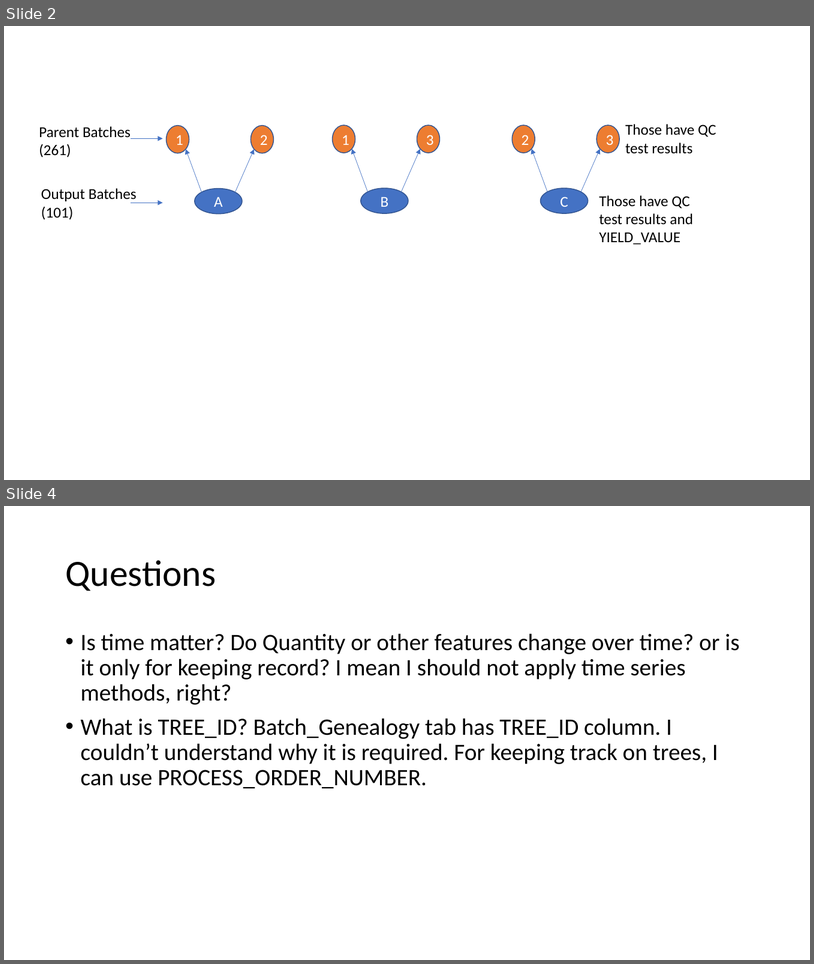
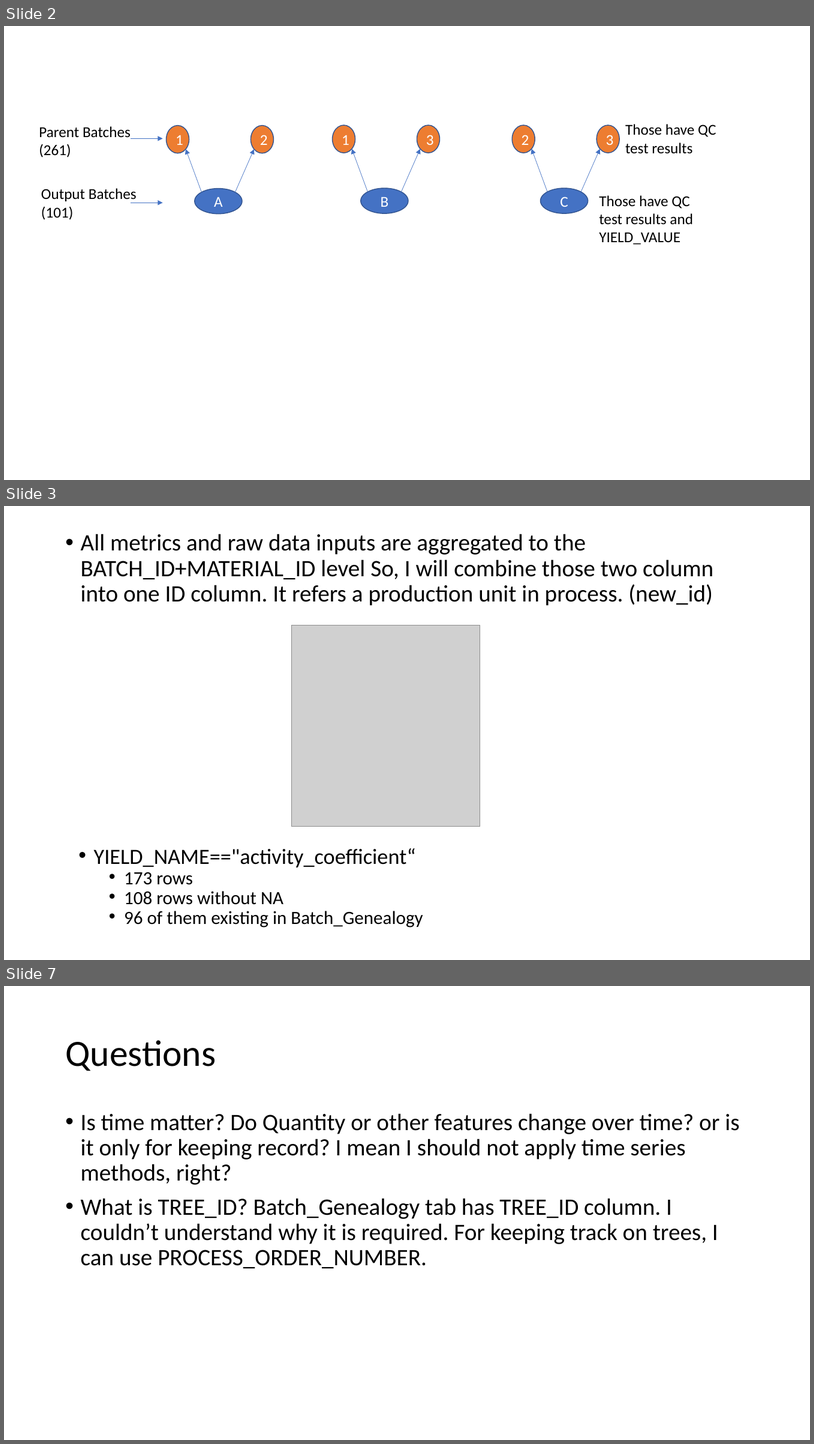
Before and after one commit to whatcanaysu/Sanofi_Challenge, a slide deck: Presentation.pptx. Shown one above the other, each under a label of ours: slides 2 and 4 before the commit, slides 2, 3 and 7 after it; the slides between them are not shown. The pictures are 814x964 and 814x1444 pixels, drawn with LibreOffice and Linux fonts; fonts in the diff are those of the drawing; grey boxes stand for pictures. Boxes give left, top, right and bottom in pixels: in the first picture for what was removed or moved away, otherwise in the second. Text is boxed around its words. In the diff, an @@ line names an element or a change of style, - is before the commit and + after.

```diff
--- a/Presentation.pptx
+++ b/Presentation.pptx
@@ slide 3 added at <box>4,506,810,960</box>, background #FFFFFF @@
@@ text added at <box>81,534,714,606</box>, 28 pt, text #000000 @@
+• All metrics and raw data inputs are aggregated to the BATCH_ID+MATERIAL_ID level So, I will combine those two column into one ID column. It refers a production unit in process. (new_id)
@@ picture added at <box>292,625,480,826</box> @@
@@ text added at <box>94,848,423,927</box>, 22.2 pt, text #000000 @@
+• YIELD_NAME=="activity_coefficient“
+  • 173 rows
+  • 108 rows without NA
+  • 96 of them existing in Batch_Genealogy
@@ what was slide 4 is now slide 7 @@
```
Also in this commit, not shown: 3 other slides added, 1 slide removed, 1 other file.
